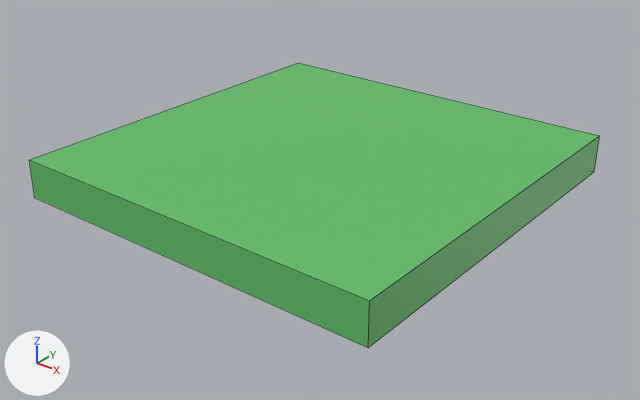
The Blender file Blend/TrackBlocks.blend, before and after one commit.
One viewpoint serves both versions: a 50 mm camera at (2.52, -3.18, 1.88) aimed at (0.08, -0.13, -0.01). The axes (+X, +Y, +Z) are drawn at lower left. The lights are the same throughout. Mesh edges are drawn as thin lines.

In view in the first picture: 'StraightNoWalls'.
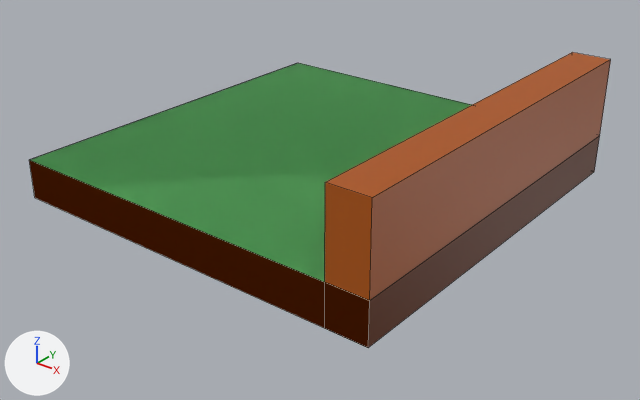
Changed parts and their boxes (x1, y1, x2, y2) in the pictures (640 x 400 px; the box of a moved part takes in the faces that stretch with it):
'StraightOneWall', shown (brown): after (30, 52, 611, 348)
part 1 of me_cube, moved or reshaped (not visible before): after (30, 52, 611, 301)
part 2 of me_cube, recoloured (brown): after (31, 60, 611, 348)
part 3 of me_cube_036, recoloured (green to brown): before (29, 136, 600, 348); after (29, 137, 599, 348)

Edits to the bpy script that builds the scene:
```text
Change me_cube:
    where me_cube.from_pydata(...)  # 18 vertices, 15 faces; spans x -1.0..1.0, y -1.0..1.0, z -1.0..-0.4
    used by ob_straightonewall; location = (0.0, 0.0, 1.0)
    me_cube part 1
    14 faces are deleted
    13 new faces join them, mat_wood (brown #ad5400)
    1 new face joins them, mat_grass (green #61be68)
    me_cube part 2: 9 faces spanning x -1.0..1.0, y -1.0..1.0, z -1.0..-0.4 switch from mat_grass (green #61be68) to mat_wood (brown #ad5400)
Change me_cube_036:
    where me_cube_036.from_pydata(...)  # 8 vertices, 6 faces; spans x -1.0..1.0, y -1.0..1.0, z -1.0..-0.8
    used by ob_straightnowalls; location = (0.0, 0.0, 1.0)
    me_cube_036 part 3: all 5 faces centred in x -1.0..1.0, y -1.0..1.0, z -1.0..-0.9 switch from mat_grass (green #61be68) to mat_wood (brown #ad5400)
Change ob_straightonewall:
    remove ob_straightonewall.hide_set(True)
```
